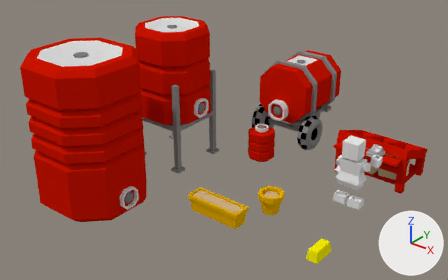
The Blender file crops/bricks/support.blend: old version first, new version second.
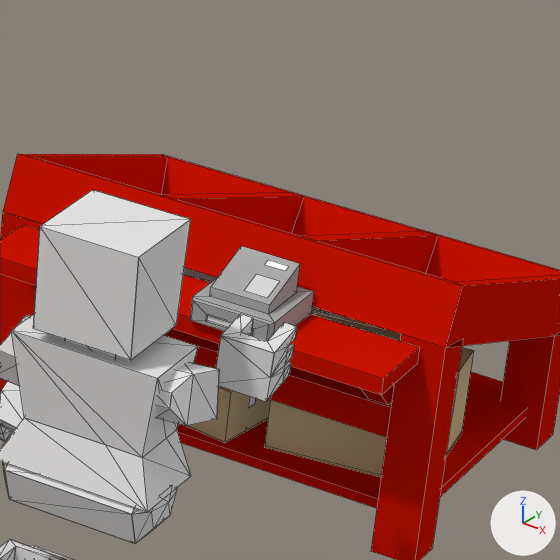
Each version is shown whole from a 50 mm lens placed at (26.79, -38.51, 24.21), pointed at (0.41, -5.53, 3.77), then close up on the part from 75% to 95% of the width and 38% to 69% of the height. Lighting does not change. The marker at lower right points along +X, +Y and +Z. The close-ups show mesh edges as thin lines. Objects named as collision shapes, trigger or cutter boxes, shadow casters or lower levels of detail are left out.

The first close-up shows 'Cube.000', 'player_base_Mesh.042'.
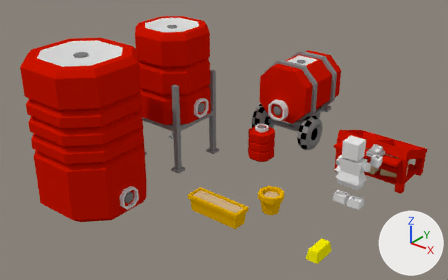
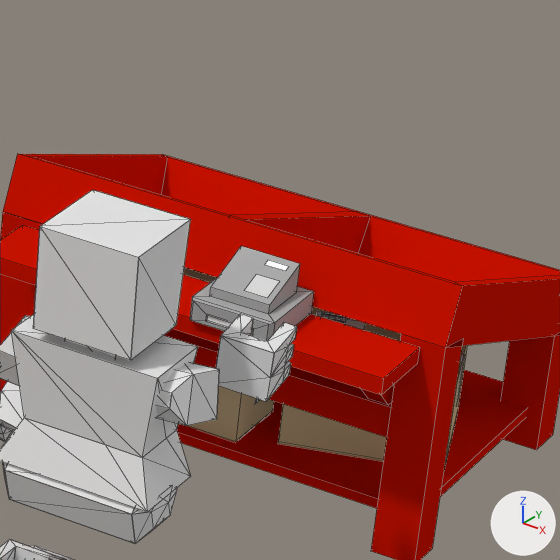
Location of each change, [x1, y1, x2, y2] in pixels of the close-ups (560 x 560 px; the box of a moved part takes in the faces that stretch with it):
part 1 of me_cube_108, moved or reshaped
    before: [162, 193, 303, 234]
    after: [230, 212, 370, 253]
part 2 of me_cube_108, moved or reshaped
    before: [265, 313, 474, 475]
    after: [278, 307, 467, 468]
part 3 of me_cube_108, moved or reshaped
    before: [446, 432, 462, 456]
    after: [278, 441, 451, 464]
part 4 of me_cube_108, moved or reshaped (not visible afterwards)
    before: [265, 445, 381, 477]
part 5 of me_cube_108, moved or reshaped (not visible before)
    after: [322, 312, 357, 321]
part 6 of me_cube_108, deleted
    before: [311, 307, 383, 329]
part 7 of me_cube_108, moved or reshaped
    before: [183, 231, 459, 441]
    after: [183, 268, 464, 441]

Edits to the bpy script that builds the scene:
```text
Change me_cube_108:
    used by ob_cube_000; location = (9.0, 3.0, 3.6); scale = (2.17, 2.17, 0.222)
    remove me_cube_108.from_pydata(...)  # 348 vertices, 198 faces; spans x -1.3..1.3, y -1.1..1.4, z -16.2..0.0
    add me_cube_108.from_pydata(...)  # 288 vertices, 186 faces; spans x -1.3..1.3, y -1.1..1.4, z -16.2..0.0
    me_cube_108 part 1: the loose piece of 8 vertices spanning x -0.5..-0.4, y -0.5..1.3, z -8.9..-0.3 is moved by (0.4, 0.0, 0.0)
    me_cube_108 part 2: the loose piece of 8 vertices spanning x 0.2..1.2, y -0.4..0.5, z -13.7..-8.7 is turned 10 degrees about the z axis through the mesh origin
    me_cube_108 part 3: the loose piece of 8 vertices spanning x 0.2..1.1, y 0.0..0.5, z -13.9..-13.7 is moved by (0.0, -0.2, 0.0)
    me_cube_108 part 4: the loose piece of 8 vertices spanning x 0.2..1.2, y -0.4..0.1, z -13.9..-13.7 is moved by (-0.1, 0.5, 0.0)
    me_cube_108 part 5: the loose piece of 4 vertices spanning x -1.0..-0.8, y 0.5..0.6, z -8.6 is moved by (1.2, -0.1, 0.0)
    me_cube_108 part 6: 7 loose pieces with 52 vertices, spanning x -0.1..0.6, y 0.4..0.9, z -13.9..-10.5, are deleted
    me_cube_108 part 7
    72 vertices are removed from x -1.1..1.1, y -0.5..1.3, z -13.9..-0.3
    47 faces are deleted
    4 vertices in x -1.1..0.2, y 0.0..0.7, z -13.9..-11.4 move by (0.0, 0.1, 0.0)
    10 vertices move from x -1.1..1.1, y 0.0..0.7, z -13.7..-8.6 to x -1.1..1.0, y 0.0..0.7, z -13.7..-8.6
    59 vertices are added at x -1.1..1.1, y -0.4..0.8, z -13.9..-8.6
    5 new vertices lie (-0.9, 0.0, 0.0) away from vertices in x -0.2, y 0.4..0.8, z -13.9..-8.6
    29 new faces join them, mat_white (white #ffffff)
    2 new faces join them, mat_black (grey #7c7c7c)
    28 new faces join them, mat_package (beige #d3c098)
```
